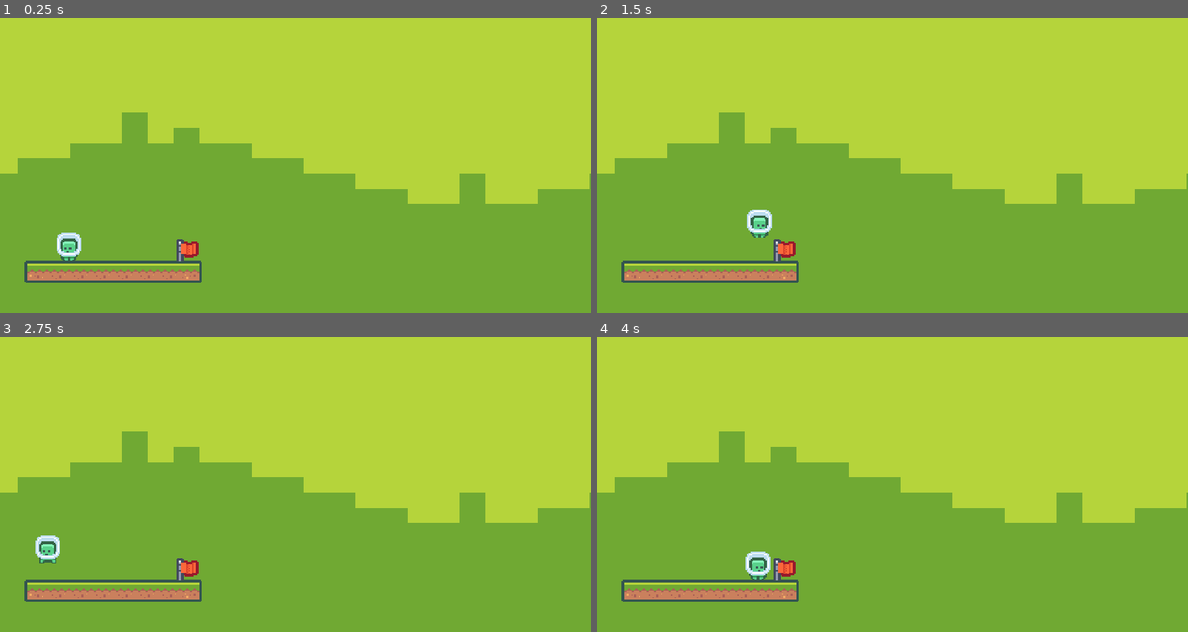
Above: before the commit, frames 1-4 (two rows, left to right).
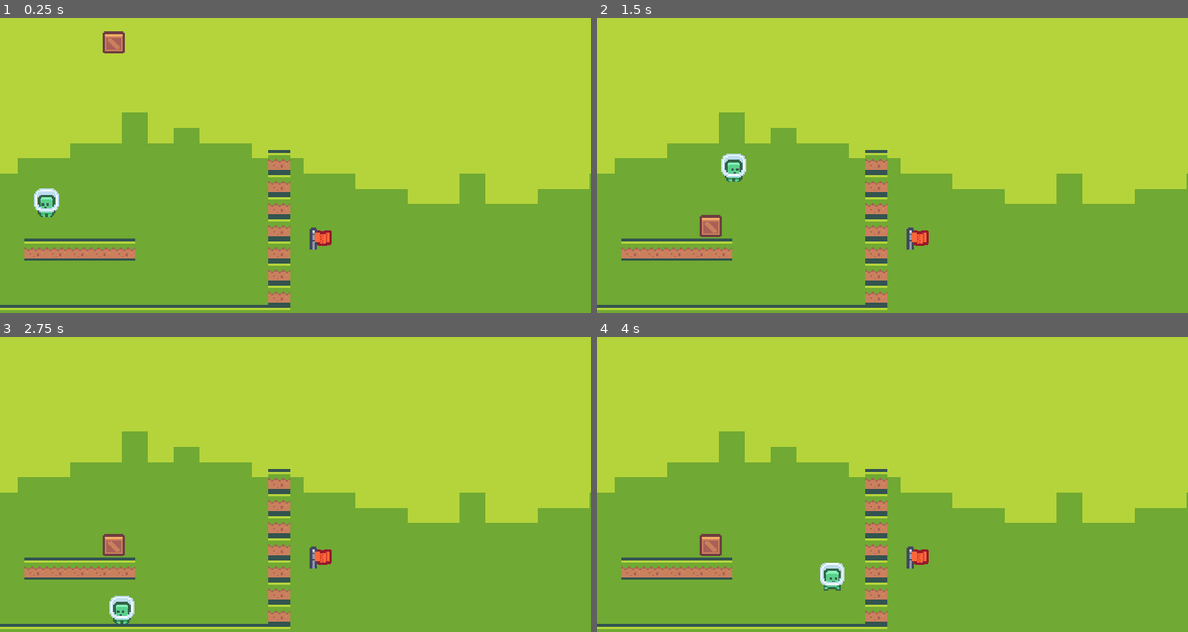
Above: after the commit, the same moments.

Repository: WinzuDarkpaw/CrypticNexus
Game: Godot game, scene res://Levels/TestLevel.tscn
Two runs of this game, one before a commit and one after it. Both use one fixed random seed, a clock stepped at 60 frames per second and the inputs below.
Inputs:
- Up to frame 1 (0.25 s): no input
- Up to frame 2 (1.5 s): hold D (Right) from 0.53 s (still down); tap Space (Jump) at 0.6, 0.77, 1.07, 1.35 s
- Up to frame 3 (2.75 s): tap Space (Jump) at 1.52, 1.82, 2.1 s; release D (Right) at 2.03 s; hold A (Left) from 2.03 s (still down)
- Up to frame 4 (4 s): release A (Left) at 2.78 s; hold D (Right) from 2.78 s (still down); tap Space (Jump) at 2.85, 3.02, 3.32, 3.6, 3.77 s

The runs differ from the first frame. In frame 1, 6.4% of the frame differs, in the area x 0-57%, y 4-99%; in frame 2, 6.7%, in the area x 0-57%, y 44-99%; in frame 3, 6.5%; in frame 4, 6.7%.

Commit message:
Movable Box implementiert

Diff:
--- a/FoxJNR/Levels/TestLevel.tscn
+++ b/FoxJNR/Levels/TestLevel.tscn
@@ -7,6 +7,8 @@
 [ext_resource path="res://Tilemap/tiles_packed.png" type="Texture" id=5]
 [ext_resource path="res://Tiles/tile_0111.png" type="Texture" id=6]
 [ext_resource path="res://Background/background_0010.png" type="Texture" id=7]
+[ext_resource path="res://Scripts/PushableBox.gd" type="Script" id=8]
+[ext_resource path="res://Tiles/tile_0026.png" type="Texture" id=9]
 
 [sub_resource type="SpriteFrames" id=1]
 animations = [ {
@@ -136,6 +138,8 @@
 
 [sub_resource type="RectangleShape2D" id=10]
 
+[sub_resource type="RectangleShape2D" id=11]
+
 [node name="Game" type="Node2D"]
 position = Vector2( 56.0633, 209.57 )
 script = ExtResource( 3 )
@@ -146,11 +150,13 @@
 texture = ExtResource( 7 )
 
 [node name="Player" type="KinematicBody2D" parent="."]
+position = Vector2( -18.2634, -49.4449 )
 script = ExtResource( 4 )
 
 [node name="AnimatedSprite" type="AnimatedSprite" parent="Player"]
 frames = SubResource( 1 )
 animation = "Walk"
+frame = 1
 playing = true
 
 [node name="CollisionShape2D" type="CollisionShape2D" parent="Player"]
@@ -160,15 +166,16 @@
 tile_set = SubResource( 8 )
 cell_size = Vector2( 18, 18 )
 format = 1
-tile_data = PoolIntArray( 131070, 1, 0, 131071, 2, 0, 65536, 2, 0, 65537, 2, 0, 65538, 2, 0, 65539, 2, 0, 65540, 2, 0, 65541, 3, 0 )
+tile_data = PoolIntArray( -262135, 2, 0, -196599, 2, 0, -131063, 2, 0, -65527, 2, 0, 65534, 2, 0, 65535, 2, 0, 0, 2, 0, 1, 2, 0, 2, 2, 0, 9, 2, 0, 65545, 2, 0, 131081, 2, 0, 262138, 2, 0, 262139, 2, 0, 262140, 2, 0, 262141, 2, 0, 262142, 2, 0, 262143, 2, 0, 196608, 2, 0, 196609, 2, 0, 196610, 2, 0, 196611, 2, 0, 196612, 2, 0, 196613, 2, 0, 196614, 2, 0, 196615, 2, 0, 196616, 2, 0, 196617, 2, 0 )
 
 [node name="DeathZone" type="Area2D" parent="."]
 
 [node name="CollisionShape2D" type="CollisionShape2D" parent="DeathZone"]
-position = Vector2( 166.84, 130.419 )
+position = Vector2( 164.314, 146.695 )
 shape = SubResource( 9 )
 
 [node name="Goal" type="Area2D" parent="."]
+position = Vector2( 108.244, -9.35445 )
 
 [node name="Sprite" type="Sprite" parent="Goal"]
 position = Vector2( 96.2037, 9.30194 )
@@ -177,5 +184,15 @@
 [node name="CollisionShape2D" type="CollisionShape2D" parent="Goal"]
 position = Vector2( 97.6902, 9.63115 )
 shape = SubResource( 10 )
+
+[node name="PushableBox" type="KinematicBody2D" parent="."]
+position = Vector2( 36.2744, -167.634 )
+script = ExtResource( 8 )
+
+[node name="Sprite" type="Sprite" parent="PushableBox"]
+texture = ExtResource( 9 )
+
+[node name="CollisionShape2D" type="CollisionShape2D" parent="PushableBox"]
+shape = SubResource( 11 )
 [connection signal="body_entered" from="DeathZone" to="." method="_on_Area2D_body_entered"]
 [connection signal="body_entered" from="Goal" to="." method="_on_Goal_body_entered"]
--- a/FoxJNR/Scripts/FoxJNR.gd
+++ b/FoxJNR/Scripts/FoxJNR.gd
@@ -1,9 +1,9 @@
 extends Node2D
 
 
-
 func _on_Area2D_body_entered(body):
-	get_tree().reload_current_scene()
+	if body is Player:
+		get_tree().reload_current_scene()
 
 
 func _on_Goal_body_entered(body):
--- a/FoxJNR/Scripts/Player.gd
+++ b/FoxJNR/Scripts/Player.gd
@@ -1,17 +1,21 @@
 class_name Player
 extends KinematicBody2D
 
-const gravity = 8.1
+const gravity = 9.8
 const speed = 80
+const push_speed = 40
 const jump_force = -240
 
 var velocity = Vector2.ZERO
 
+# Called 60 times a second.
 func _physics_process(delta):
+	# On Left Press
 	if Input.is_action_pressed("Left"):
 		velocity.x = -speed
 		$AnimatedSprite.flip_h = false
 		$AnimatedSprite.play("Walk")
+	# On Right Press
 	elif Input.is_action_pressed("Right"):
 		velocity.x = speed
 		$AnimatedSprite.flip_h = true
@@ -20,8 +24,22 @@
 		velocity.x = 0
 		$AnimatedSprite.play("Idle")
 
+	var slide_count = get_slide_count()
+	if slide_count > 0:
+		for i in slide_count:
+			var collision = get_slide_collision(i)
+			print(collision.collider)
+			if collision.collider.name == "TileMap":
+				check_box_collision(velocity)
+
+	# If on floor and Jump pressed
 	if Input.is_action_just_pressed("Jump") and is_on_floor():
 		velocity.y = jump_force
 
 	velocity.y += gravity
 	velocity = move_and_slide(velocity, Vector2.UP)
+
+func check_box_collision(motion: Vector2) -> void:
+	var box = get_slide_collision(0).collider as PushableBox
+	if box:
+		box.push(motion)
--- /dev/null
+++ b/FoxJNR/Scripts/PushableBox.gd
@@ -0,0 +1,16 @@
+class_name PushableBox
+extends KinematicBody2D
+
+var gravity = 4
+var boxVelocity = Vector2.ZERO
+
+func _physics_process(delta):
+	if is_on_floor():
+		boxVelocity.y = 0
+	else:
+		boxVelocity.y += gravity
+
+	move_and_slide(boxVelocity, Vector2.UP)
+
+func push(velocity: Vector2) -> void:
+	move_and_slide(velocity, Vector2())
--- a/FoxJNR/project.godot
+++ b/FoxJNR/project.godot
@@ -9,13 +9,19 @@
 config_version=4
 
 _global_script_classes=[ {
-"base": "Reference",
+"base": "KinematicBody2D",
 "class": "Player",
 "language": "GDScript",
 "path": "res://Scripts/Player.gd"
+}, {
+"base": "KinematicBody2D",
+"class": "PushableBox",
+"language": "GDScript",
+"path": "res://Scripts/PushableBox.gd"
 } ]
 _global_script_class_icons={
-"Player": ""
+"Player": "",
+"PushableBox": ""
 }
 
 [application]
Empty file added: FoxJNR/Levels/Box.gd
Not shown: 1 places in FoxJNR/Levels/TestLevel.tscn that only renumber resources
